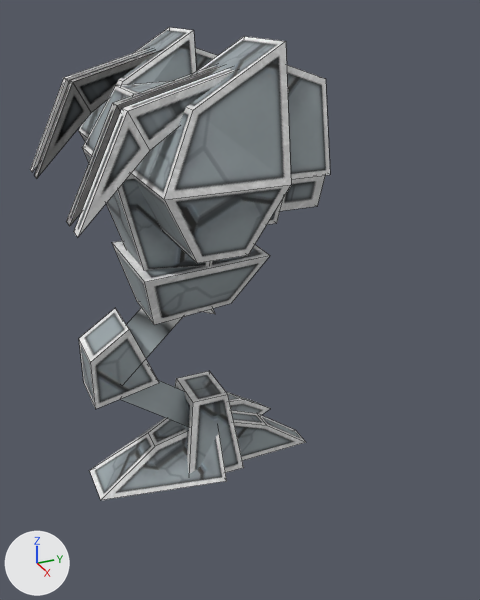
An edit to the Blender file _temporary/andkill2/andkill2.blend, drawn before and after from the same camera.
One viewpoint serves both versions: a 50 mm camera at (4.02, -1.63, 3.65) aimed at (0.07, 0.15, 1.67). Lighting does not change. The marker at lower left points along +X, +Y and +Z. The older version comes first. Mesh edges are drawn as thin lines.

In view in the first picture: 'barrel2', 'body', 'hip', 'rfoot', 'rloleg', 'rupleg' and 1 more.
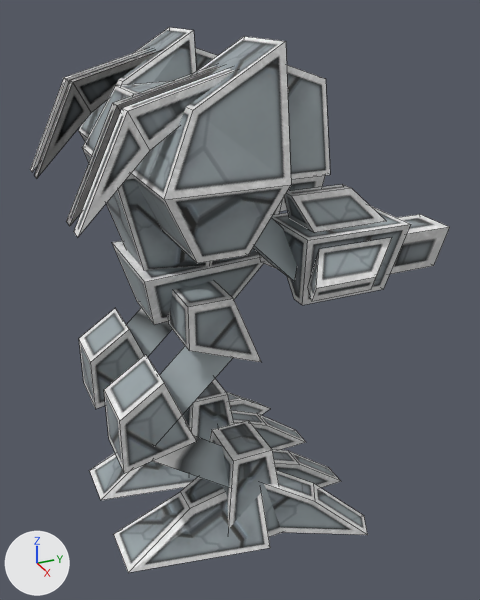
Changed parts and their boxes (x1, y1, x2, y2) in the pictures (480 x 600 px):
'lfoot', shown
    after: (114, 420, 368, 573)
'lgun', shown
    after: (260, 184, 411, 305)
'lloleg', shown
    after: (104, 354, 229, 488)
'lupleg', shown
    after: (160, 281, 261, 415)
'barrel1', shown
    after: (390, 214, 450, 274)
'luparm', now drawn
    after: (253, 217, 297, 282)
part 3 of me_lfoot, built on
    after: (272, 449, 341, 488)
part 6 of me_lgun, rebuilt (not visible before)
    after: (260, 255, 277, 269)
part 7 of me_lgun, rebuilt (not visible before)
    after: (308, 238, 392, 301)

What changed in the scene script:
```text
Change me_lupleg:
    used by ob_lupleg; location = (0.0, 0.0, 0.0); rotation_euler = (1.571, 0.0, 0.0), in degrees (90, 0, 0); scale = (0.05, 0.05, 0.05)
    remove me_lupleg.from_pydata(...)  # 24 vertices, 12 faces; spans x 4.0..12.0, y 20.4..39.1, z -1.3..16.6
    add me_lupleg.from_pydata(...)  # 14 vertices, 10 faces; spans x 4.0..12.0, y 20.4..39.1, z -1.3..16.6
    me_lupleg part 5
    12 vertices are removed from x 4.0..12.0, y 23.2..39.1, z -1.3..16.6
    12 faces are deleted
    1 vertex moves from x 8.0, y 35.2, z 4.7 to x 4.0, y 30.9, z 2.7
    2 vertices are added at (8.0, 32.6, 7.0), (12.0, 30.9, 2.7)
    10 new faces join them
    add me_lupleg.materials.append(mat_andkill2_bmp)  # picture img_andkill2_bmp
Change me_luparm:
    used by ob_luparm; location = (0.0, 0.0, 0.0); rotation_euler = (1.571, 0.0, 0.0), in degrees (90, 0, 0); scale = (0.05, 0.05, 0.05)
    remove me_luparm.from_pydata(...)  # 8 vertices, 4 faces; spans x 11.95..17.93, y 42.77..55.45, z -5.28..7.4
    add me_luparm.from_pydata(...)  # 6 vertices, 5 faces; spans x 11.95..17.93, y 42.77..55.45, z -5.28..7.4
    me_luparm part 1
    2 vertices are removed from x 13.95, y 45.59..55.45, z -5.28..4.58
    4 faces are deleted
    5 new faces join them
    add me_luparm.materials.append(mat_andkill2_bmp)  # picture img_andkill2_bmp
Change me_lloleg:
    used by ob_lloleg; location = (0.0, 0.0, 0.0); rotation_euler = (1.571, 0.0, 0.0), in degrees (90, 0, 0); scale = (0.05, 0.05, 0.05)
    remove me_lloleg.from_pydata(...)  # 28 vertices, 14 faces; spans x 4.0..12.0, y 7.5..29.4, z -2.8..18.0
    add me_lloleg.from_pydata(...)  # 14 vertices, 10 faces; spans x 4.0..12.0, y 7.5..29.4, z -2.8..18.0
    me_lloleg part 4
    13 vertices are removed from x 4.0..12.0, y 10.2..29.4, z -2.8..18.0
    12 faces are deleted
    3 vertices are added at (8.0, 19.2, 9.5), (4.0, 18.2, 14.3), (12.0, 18.2, 14.3)
    10 new faces join them
    other edits to the shape of me_lloleg do not show in these pictures
    add me_lloleg.materials.append(mat_andkill2_bmp)  # picture img_andkill2_bmp
Change me_lgun:
    used by ob_lgun; location = (0.0, 0.0, 0.0); rotation_euler = (1.571, 0.0, 0.0), in degrees (90, 0, 0); scale = (0.05, 0.05, 0.05)
    remove me_lgun.from_pydata(...)  # 60 vertices, 30 faces; spans x 7.69..22.43, y 38.55..52.5, z -16.64..-2.7
    add me_lgun.from_pydata(...)  # 32 vertices, 21 faces; spans x 7.76..22.35, y 38.55..52.5, z -16.64..-2.7
    me_lgun part 6: the loose piece of 4 vertices spanning x 7.69..10.7, y 43.71..46.99, z -14.65..-2.7 is rebuilt with 8 vertices and now spans x 7.76..12.93, y 41.42..46.98, z -14.65..-2.7, in mat_andkill2_bmp (picture img_andkill2_bmp)
    me_lgun part 7: the loose piece of 4 vertices spanning x 17.28..22.43, y 41.41..46.99, z -14.65..-10.66 is rebuilt with 8 vertices and now spans x 17.19..22.35, y 41.42..46.98, z -14.65..-2.7, in mat_andkill2_bmp (picture img_andkill2_bmp)
    other edits to the shape of me_lgun do not show in these pictures
    add me_lgun.materials.append(mat_andkill2_bmp)  # picture img_andkill2_bmp
Change me_lfoot:
    used by ob_lfoot; location = (0.0, 0.0, 0.0); rotation_euler = (1.571, 0.0, 0.0), in degrees (90, 0, 0); scale = (0.05, 0.05, 0.05)
    remove me_lfoot.from_pydata(...)  # 68 vertices, 34 faces; spans x 0.0..19.6, y 0.6..14.5, z -18.2..18.8
    add me_lfoot.from_pydata(...)  # 32 vertices, 22 faces; spans x 0.0..19.6, y 0.6..14.5, z -18.2..18.8
    me_lfoot part 3: 24 vertices removed from x 2.0..19.6, y 0.6..14.5, z -18.2..18.8; 4 vertices added at x 3.8..7.8, y 0.6..10.5, z -10.3..-0.3
    other edits to the shape of me_lfoot do not show in these pictures
    add me_lfoot.materials.append(mat_andkill2_bmp)  # picture img_andkill2_bmp
Change me_barrel1:
    used by ob_barrel1; location = (0.0, 0.0, 0.0); rotation_euler = (1.571, 0.0, 0.0), in degrees (90, 0, 0); scale = (0.05, 0.05, 0.05)
    remove me_barrel1.from_pydata(...)  # 16 vertices, 8 faces; spans x 12.36..18.34, y 40.55..46.52, z -24.38..-16.41
    add me_barrel1.from_pydata(...)  # 8 vertices, 6 faces; spans x 12.13..18.11, y 40.55..46.52, z -24.38..-16.41
    me_barrel1 part 2: the loose piece of 4 vertices spanning x 12.36..14.35, y 40.55..46.52, z -24.38..-16.41 is rebuilt with 8 vertices and now spans x 12.13..18.11, y 40.55..46.52, z -24.38..-16.41, in mat_andkill2_bmp (picture img_andkill2_bmp)
    other edits to the shape of me_barrel1 do not show in these pictures
    add me_barrel1.materials.append(mat_andkill2_bmp)  # picture img_andkill2_bmp
Change ob_lupleg:
    remove ob_lupleg.hide_set(True)  # its collection is switched off
Change ob_lloleg:
    remove ob_lloleg.hide_set(True)  # its collection is switched off
Change ob_lgun:
    remove ob_lgun.hide_set(True)  # its collection is switched off
Change ob_lfoot:
    remove ob_lfoot.hide_set(True)  # its collection is switched off
Change ob_barrel1:
    remove ob_barrel1.hide_set(True)  # its collection is switched off
```
